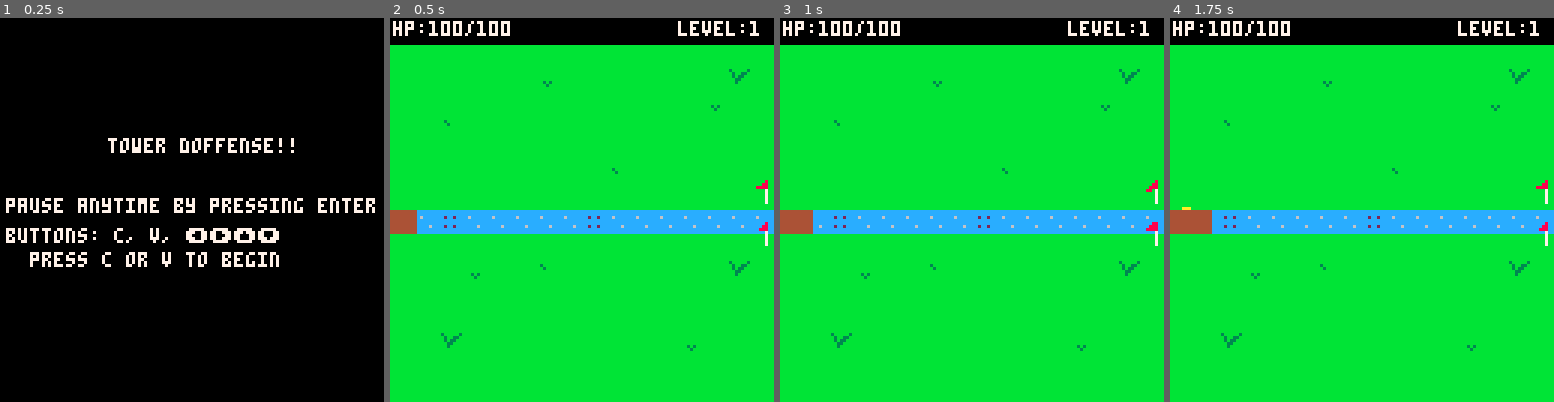
Above: before the commit, frames 1-4 (left to right).
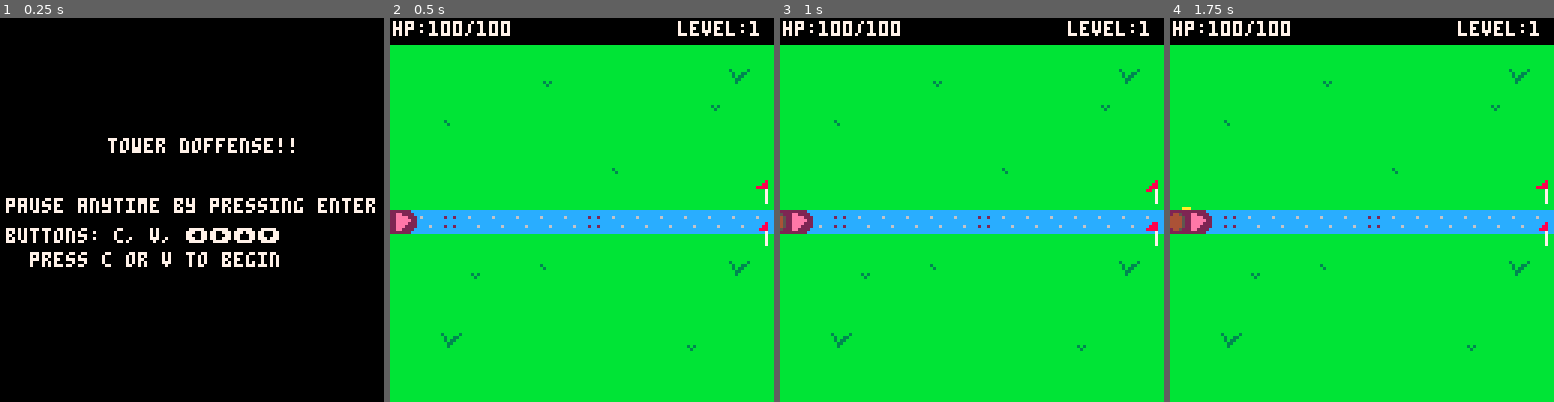
Above: after the commit, the same moments.

Repository: ngasull/ludum-dare-202004
Game: PICO-8 cartridge tower_doffense.p8
Two runs of this game, one before a commit and one after it. Both use one fixed random seed, a clock stepped at 60 frames per second and the inputs below.
Inputs:
- Up to frame 1 (0.25 s): no input
- Up to frame 2 (0.5 s): tap X (X key) at 0.33 s
- Up to frame 3 (1 s): tap O (Z key) at 0.7 s
- Up to frame 4 (1.75 s): tap X (X key) at 1.07 s; hold Right from 1.6 s (still down); tap O (Z key) at 1.7 s

Frame 1 is identical in both runs. In frame 2, 0.4% of the frame differs, in the area x 0-8%, y 50-57%; in frame 3, 0.5%; in frame 4, 0.6%, in the area x 0-11%, y 50-57%.

Commit message:
Final release for ludum dare

Diff:
--- a/tower_doffense.p8
+++ b/tower_doffense.p8
@@ -173,6 +173,16 @@
 			{73,9},
 			{73,11},
 		}},
+	}, {
+		map = {80, 0},
+		bpos = {6*8+3,0},
+		bdir = {0,1},
+		flags = {
+			{56, 60},
+			{72, 110},
+			{56, 110},
+		},
+		ennemies = {},
 	}
 }
 
@@ -205,6 +215,12 @@
 }
 anim_phold = {
 	frames={11,12,11,10,10,9,9,9},
+	step=80,
+}
+anim_pholdaura = {
+	frames={128,128,130,130,132,132,134,136,138},
+	w=2,
+	h=2,
 	step=80,
 }
 anim_pjump = {
@@ -268,7 +284,7 @@
 	delayed_ennemies = {}
 end
 
---initlevel(3)
+--initlevel(6)
 -->8
 function _update60()
 	for b, p in pairs(_btnprs) do
@@ -590,9 +606,13 @@
 			circ(bpos[1], bpos[2], radius * battackanim / battackanimlen, 10)
 		end
 
-		local boatw = bdir[1] != 0 and 7 or 3
-		local boath = bdir[1] == 0 and 7 or 3
-		rectfill(bpos[1] - boatw, bpos[2] - boath, bpos[1] + boatw + 1, bpos[2] + boath + 1, 4)
+		palt(12)
+		if bdir[1] == 0 then
+			spr(15, bpos[1] - 3, bpos[2] - 7, 1, 2, false, bdir[2] < 0)
+		else
+			spr(13, bpos[1] - 7, bpos[2] - 3, 2, 1, bdir[1] < 0, false)
+		end
+		palt()
 
 		local flagstagger = 0
 		for f in all(level.flags or defaultflags) do
@@ -626,7 +646,19 @@
 					ppos[2]-4 - 6 * sin(-0.5 * ratio) + ratio * (target[2]-ppos[2]+4),
 					pflip
 				)
+				if not pjumppos then
+					anim(
+						anim_pholdaura, max(0, anim_len(anim_pholdaura) - pjumpanim),
+						ppos[1] - (pflip and 7 or 9), ppos[2] - 11,
+						pflip
+					)
+				end
 			elseif pholdanim then
+				anim(
+					anim_pholdaura, pholdanim,
+					ppos[1] - (pflip and 7 or 9), ppos[2] - 11,
+					pflip
+				)
 				anim(
 					anim_phold, pholdanim,
 					ppos[1] - 4, ppos[2] - 4,
@@ -963,31 +995,61 @@
 
 
 
+…(14 lines of a section not shown)…
 __gff__
 0000010101211100000000000000000000000301014181000000000000000000000000000000000000000000000000000000000000000000000000000000000000000000000000000000000000000000000000000000000000000000000000000000000000000000000000000000000000000000000000000000000000000000
 0000000000000000000000000000000000000000000000000000000000000000000000000000000000000000000000000000000000000000000000000000000000000000000000000000000000000000000000000000000000000000000000000000000000000000000000000000000000000000000000000000000000000000
 __map__
-0101010101010101010101010101010101010101010101010101010101010101404040404040174001644040010101010101010101270101010115062601010107170101010101010101010201011707000000000000000000000000000000000000000000000000000000000000000000000000000000000000000000000000
-0101010101011701010101010101070101010101010101010101010101010101545446074040404001634001404354544001010101010101011735150626070117010101010101010101010201010117000000000000000000000000000000000000000000000000000000000000000000000000000000000000000000000000
-0101010101010101010101010117010101011701010502020202021206012701014055534040400101400127014040400101270101010101010101351502062601010101010101010101011201010101000000000000000000000000000000000000000000000000000000000000000000000000000000000000000000000000
-0101270101010101010101010101010101010101010236270101013502010101010101010101010101010101404001010101010107010107010101010735150201010101272727270101010201010101000000000000000000000000000000000000000000000000000000000000000000000000000000000000000000000000
-0101010101010101010101010101010101010101011201010117010102010101020202120202020212020601400101010212021202020202020206010101010101010105020202020601010201010101000000000000000000000000000000000000000000000000000000000000000000000000000000000000000000000000
-0101010101010101012701010101010101010101010226010101010102010101010117010101010101350201010107010101010101010701010702010101010101010102360101350201010201010101000000000000000000000000000000000000000000000000000000000000000000000000000000000000000000000000
-0101010101010101010101010101010101010101251202020206170102260101012526010101010701010201010101010101010101010101010102010101010101010102010707010201010201010101000000000000000000000000000000000000000000000000000000000000000000000000000000000000000000000000
-0202120202020202120202020202020202120202021636273502270115020202013536010101010101250201252601010101010506010101010102170101010101010112270101271201010201010101000000000000000000000000000000000000000000000000000000000000000000000000000000000000000000000000
-0101010101010101010101010101010101010101010101011702070101010101010101050202020202121601353601010101050202060101010102010101010101010102011701010201010201010101000000000000000000000000000000000000000000000000000000000000000000000000000000000000000000000000
-0101011701012701010101010101070101170101010101010102070101010101010101123601010101010101010101010105020202020601010702010101010101010102260101250226250201010101000000000000000000000000000000000000000000000000000000000000000000000000000000000000000000000000
-0101010101010101010101010101010101010101010101010702270125260101012701151202020202020202020202020115020202021601010702070101010101010115020202021202021601010101000000000000000000000000000000000000000000000000000000000000000000000000000000000000000000000000
-0101010101010101010101010101010101010101010101010102070135360101010101010101010101400101010101010101150202160101011702070101010101010125051601350236010101010101000000000000000000000000000000000000000000000000000000000000000000000000000000000000000000000000
-0101070101010101010101011701010101010101010101010702170101012701010101010107014040400101270101010101011516010101010102070101010101010512160101010201010101010101000000000000000000000000000000000000000000000000000000000000000000000000000000000000000000000000
-0101010101010101010101010101010101010101010101011702070101010101011701010101435454460101010101170101010101010101010102010101010117011516010101010201010101010117000000000000000000000000000000000000000000000000000000000000000000000000000000000000000000000000
-0101010101010101010101010101010101010101270101010702070101010101010101010101010127644001010101010101010101010101010102010101010107170101010101010201010101011707000000000000000000000000000000000000000000000000000000000000000000000000000000000000000000000000
-…(9 lines of a section not shown)…
+0101010101010101010101010101010101010101010101010101010101010101404040404040174001644040010101010101010101270101010115062601010107170101010101010101010201011707010101010101020101010101010101010000000000000000000000000000000000000000000000000000000000000000
+0101010101011701010101010101070101010101010101010101010101010101545446074040404001634001404354544001010101010101011735150626070117010101010101010101010201010117010101010101020101010101010101010000000000000000000000000000000000000000000000000000000000000000
+0101010101010101010101010117010101011701010502020202021206012701014055534040400101400127014040400101270101010101010101351502062601010101010101010101011201010101250502020202020202020206260101010000000000000000000000000000000000000000000000000000000000000000
+0101270101010101010101010101010101010101010236270101013502010101010101010101010101010101404001010101010107010107010101010735150201010101272727270101010201010101051636010101020101013515060502020000000000000000000000000000000000000000000000000000000000000000
+0101010101010101010101010101010101010101011201010117010102010101020202120202020212020601400101010212021202020202020206010101010101010105020202020601010201010101163601010101020101010135150202160000000000000000000000000000000000000000000000000000000000000000
+0101010101010101012701010101010101010101010226010101010102010101010117010101010101350201010107010101010101010701010702010101010101010102360101350201010201010101010105020202020202020601011502060000000000000000000000000000000000000000000000000000000000000000
+0101010101010101010101010101010101010101251202020206170102260101012526010101010701010201010101010101010101010101010102010101010101010102010707010201010201010101010102360101020101350201010135150000000000000000000000000000000000000000000000000000000000000000
+0202120202020202120202020202020202120202021636273502270115020202013536010101010101250201252601010101010506010101010102170101010101010112270101271201010201010101010102010502020206010201010101010000000000000000000000000000000000000000000000000000000000000000
+0101010101010101010101010101010101010101010101011702070101010101010101050202020202121601353601010101050202060101010102010101010101010102011701010201010201010101010102010236020102010201010101010000000000000000000000000000000000000000000000000000000000000000
+0101011701012701010101010101070101170101010101010102070101010101010101123601010101010101010101010105020202020601010702010101010101010102260101250226250201010101070102010201150216010201010101010000000000000000000000000000000000000000000000000000000000000000
+0101010101010101010101010101010101010101010101010702270125260101012701151202020202020202020202020115020202021601010702070101010101010115020202021202021601010101010102010226010101250201010101010000000000000000000000000000000000000000000000000000000000000000
+0101010101010101010101010101010101010101010101010102070135360101010101010101010101400101010101010101150202160101011702070101010101010125051601350236010101010101010102011502020202021601010101010000000000000000000000000000000000000000000000000000000000000000
+0101070101010101010101011701010101010101010101010702170101012701010101010107014040400101270101010101011516010101010102070101010101010512160101010201010101010101010102260101010101010101010701010000000000000000000000000000000000000000000000000000000000000000
+0101010101010101010101010101010101010101010101011702070101010101011701010101435454460101010101170101010101010101010102010101010117011516010101010201010101010117010115020202020206010101010101010000000000000000000000000000000000000000000000000000000000000000
+0101010101010101010101010101010101010101270101010702070101010101010101010101010127644001010101010101010101010101010102010101010107170101010101010201010101011707010101010101013502010101010101010000000000000000000000000000000000000000000000000000000000000000
+…(25 lines of a section not shown)…
Not shown, changed: 44 lines of the sprite sheet (__gfx__) section of tower_doffense.p8
Not shown, changed: the music (__music__) section of tower_doffense.p8
Not shown, changed: the sound effects (__sfx__) section of tower_doffense.p8
